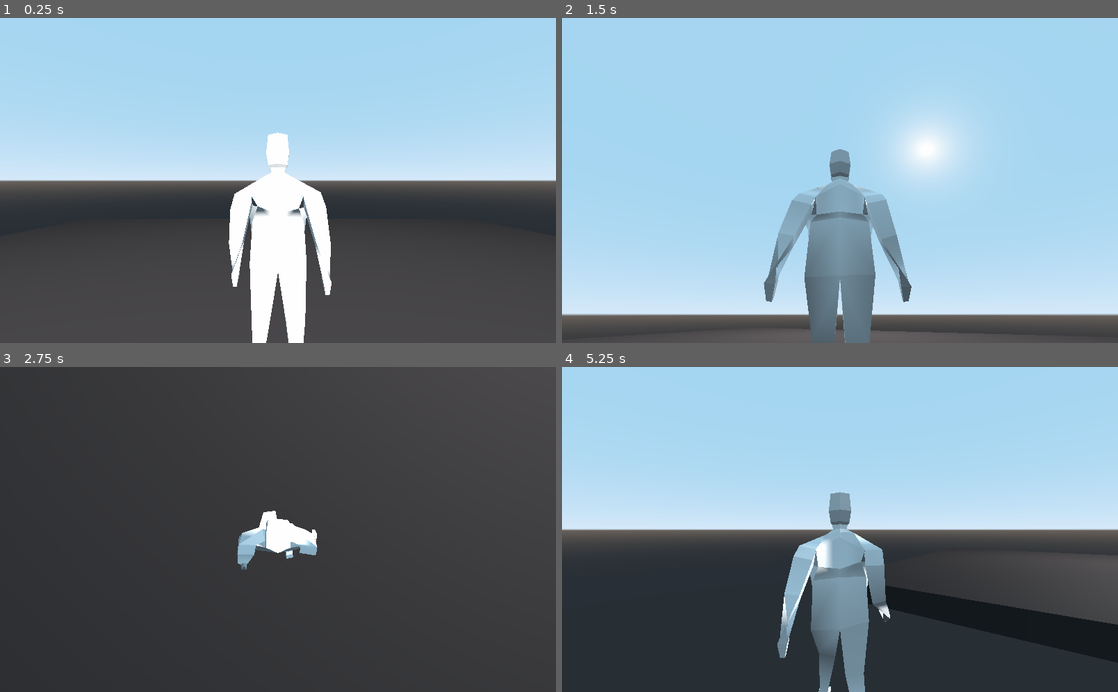
Above: before the commit, frames 1-4 (two rows, left to right).
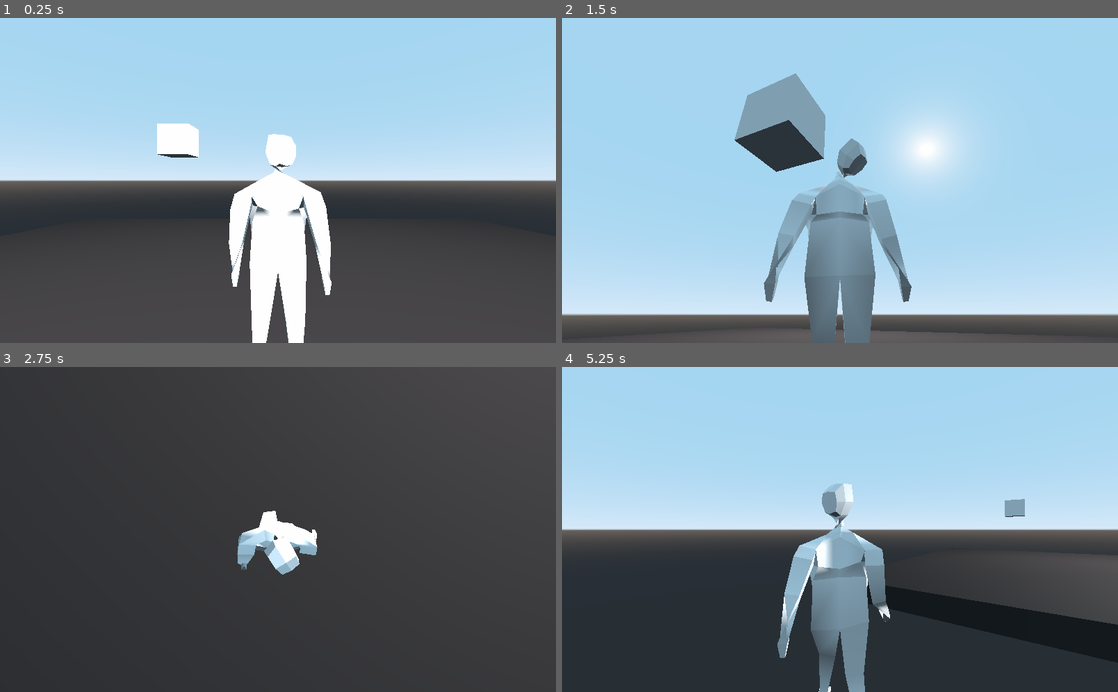
Above: after the commit, the same moments.

Repository: lolajojo/childhood_mystery_prototype
Game: Godot game, scene res://scenes/Main.tscn
Same seed, same stepped clock (60 frames per second), same inputs: the game is played once before the commit and once after it.
Inputs (mouse positions are in pixels of both pictures, inside the frame that each line leads up to):
- Up to frame 1 (0.25 s): no input
- Up to frame 2 (1.5 s): tap Enter at 0.5 s; move the mouse to (962, 164) at 0.52 s; hold D (move_right) 0.53-1.28 s; move the mouse to (728, 196) at 1.27 s; hold S (move_back) from 1.28 s (still down)
- Up to frame 3 (2.75 s): move the mouse to (333, 458) at 2.02 s; release S (move_back) at 2.03 s; hold D (move_right) from 2.03 s (still down)
- Up to frame 4 (5.25 s): move the mouse to (812, 594) at 2.77 s; release D (move_right) at 2.78 s; hold W (move_forward) 2.78-3.53 s; move the mouse to (1006, 578) at 3.52 s; hold A (move_left) 3.53-5.03 s; move the mouse to (673, 480) at 4.27 s; move the mouse to (867, 529) at 5.02 s; hold S (move_back) from 5.03 s (still down)

The runs differ from the first frame. In frame 1, 0.9% of the frame differs, in the area x 28-57%, y 32-54%; in frame 2, 3.9%, in the area x 31-55%, y 17-53%; in frame 3, 0.5%; in frame 4, 0.7%.

Commit message:
Add script for skeleton bones to follow some point in space

Diff:
--- a/childhood-mystery-prototype/scenes/Main.tscn
+++ b/childhood-mystery-prototype/scenes/Main.tscn
@@ -1,8 +1,9 @@
-[gd_scene load_steps=7 format=2]
+[gd_scene load_steps=9 format=2]
 
 [ext_resource path="res://scenes/Player.tscn" type="PackedScene" id=1]
 [ext_resource path="res://scripts/MouseRotationPoint.gd" type="Script" id=2]
 [ext_resource path="res://scripts/Main.gd" type="Script" id=3]
+[ext_resource path="res://scenes/PointToLookAt.gd" type="Script" id=4]
 
 [sub_resource type="BoxShape" id=1]
 
@@ -10,6 +11,8 @@
 
 [sub_resource type="SpatialMaterial" id=3]
 albedo_color = Color( 0.12549, 0.109804, 0.109804, 1 )
+
+[sub_resource type="CubeMesh" id=4]
 
 [node name="Main" type="Node"]
 script = ExtResource( 3 )
@@ -42,6 +45,15 @@
 
 [node name="PointToLookAt" type="Position3D" parent="."]
 transform = Transform( 1, 0, 0, 0, 1, 0, 0, 0, 1, 6.77421, 7.69795, 10.213 )
+script = ExtResource( 4 )
+skeleton_path = NodePath("../Player/Pivot/lp_dummy/Armature/Skeleton")
+bone_name = "Head"
+
+[node name="Spatial" type="Spatial" parent="PointToLookAt"]
+
+[node name="MeshInstance" type="MeshInstance" parent="PointToLookAt/Spatial"]
+mesh = SubResource( 4 )
+material/0 = null
 
 [editable path="Player"]
 [editable path="Player/Pivot/lp_dummy"]
--- /dev/null
+++ b/childhood-mystery-prototype/scenes/PointToLookAt.gd
@@ -0,0 +1,25 @@
+extends Position3D
+
+
+export(NodePath) var skeleton_path
+export(String) var bone_name
+
+var skeleton_node: Skeleton
+
+
+func _ready():
+	skeleton_node = get_node(skeleton_path)
+
+
+func _physics_process(delta):
+	var bone_id = skeleton_node.find_bone(bone_name)
+	var rest_global_pose: Transform = skeleton_node.get_bone_global_pose(bone_id)
+	var target_position = skeleton_node.global_transform.xform_inv(global_transform.origin)
+
+	rest_global_pose = rest_global_pose.looking_at(target_position, Vector3.UP)
+
+	var rest_euler = rest_global_pose.basis.get_euler()
+	var self_euler = global_transform.basis.get_euler()
+
+	rest_global_pose.basis = Basis(rest_euler)
+	skeleton_node.set_bone_global_pose_override(bone_id, rest_global_pose, 1.0, true)
